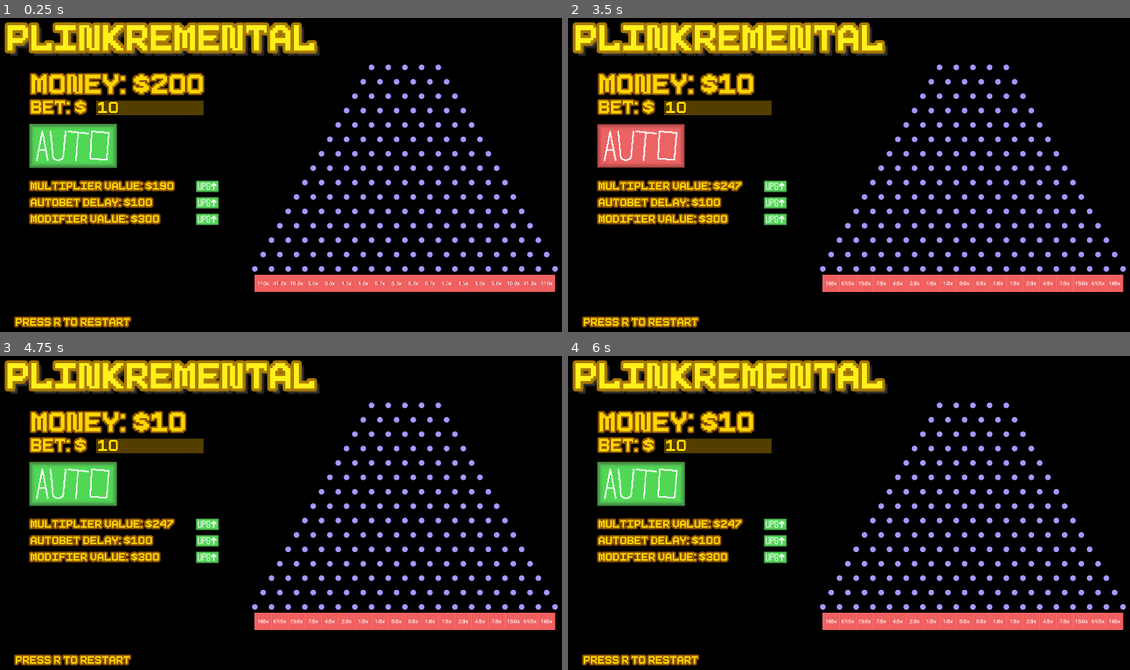
Above: before the commit, frames 1-4 (two rows, left to right).
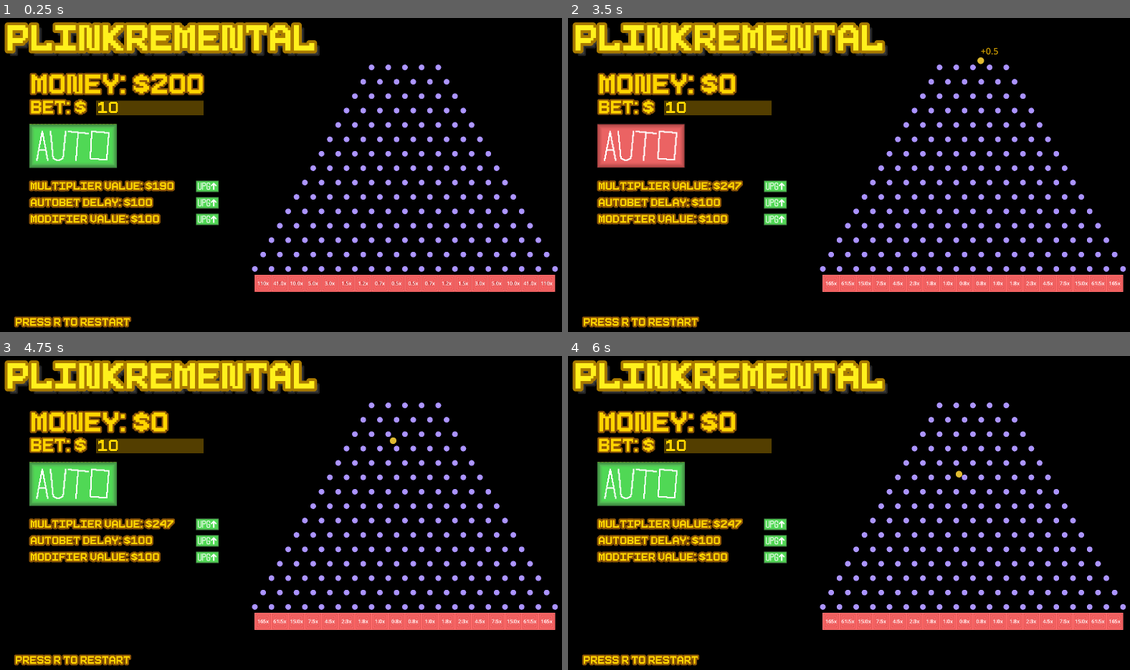
Above: after the commit, the same moments.

Repository: Th3Catalyst/Plinkremental
Game: Godot game, scene res://main.tscn
Two runs of this game, one before a commit and one after it. Both use one fixed random seed, a clock stepped at 60 frames per second and the inputs below.
Inputs (mouse positions are in pixels of both pictures, inside the frame that each line leads up to):
- Up to frame 1 (0.25 s): no input
- Up to frame 2 (3.5 s): click (641, 146) at 0.5 s; click (775, 187) at 1.27 s; click (775, 203) at 2.02 s; click (775, 218) at 2.77 s
- Up to frame 3 (4.75 s): click (73, 484) at 3.5 s; click (207, 525) at 4.27 s
- Up to frame 4 (6 s): click (775, 541) at 5.02 s; click (775, 556) at 5.77 s

The runs differ from the first frame. In frame 1, less than 0.1% of the frame differs, in the area x 24-80%, y 62-86%; in frame 2, 0.4%, in the area x 24-80%, y 9-86%; in frame 3, 0.4%; in frame 4, 0.4%.

Commit message:
balancing

Diff:
--- a/scripts/game.gd
+++ b/scripts/game.gd
@@ -21,7 +21,7 @@
 var money: float = 200.0: # player money
 	set = set_money # runs set_money when the money is changed
 var initial_money: float = money # initial money (used to reset the game)
-var delay: int = 400 # autobet delay in frames
+var delay: int = 200 # autobet delay in frames
 var initial_delay: int = delay # initial delay (used to reset the game)
 
 # array of possible modifiers to be added to the ball
@@ -32,7 +32,7 @@
 var mod_deviation: float = 1.0
 var initial_mod_deviation: float = mod_deviation # initial deviation (used to reset the game)
 # multiplier values for the bins
-var mult_vals: Array[float] = [110,41,10,5,3,1.5,1,0.7,0.3,0.3,0.7,1,1.5,3,5,10,41,110]
+var mult_vals: Array[float] = [110,41,10,5,3,1.5,1.2,0.7,0.5,0.5,0.7,1.2,1.5,3,5,10,41,110]
 # a copy of the initial list (used to reset the game)
 var initial_mult_vals: Array[float] = mult_vals.duplicate()
 var bins: Array[Node2D] = [] # list of bins (populated by createBoard.gd)
@@ -76,7 +76,7 @@
 		"label": null
 	},
 	"Modifier Value": {
-		"cost": 300,
+		"cost": 100,
 		"effect": upgrade_mods,
 		"label": null
 	}
@@ -85,7 +85,7 @@
 var initial_costs: Dictionary[String,int] = {
 	"Multiplier Value": 190,
 	"Autobet Delay": 100,
-	"Modifier Value": 300,
+	"Modifier Value": 100,
 }
 
 # runs when the money is changed
